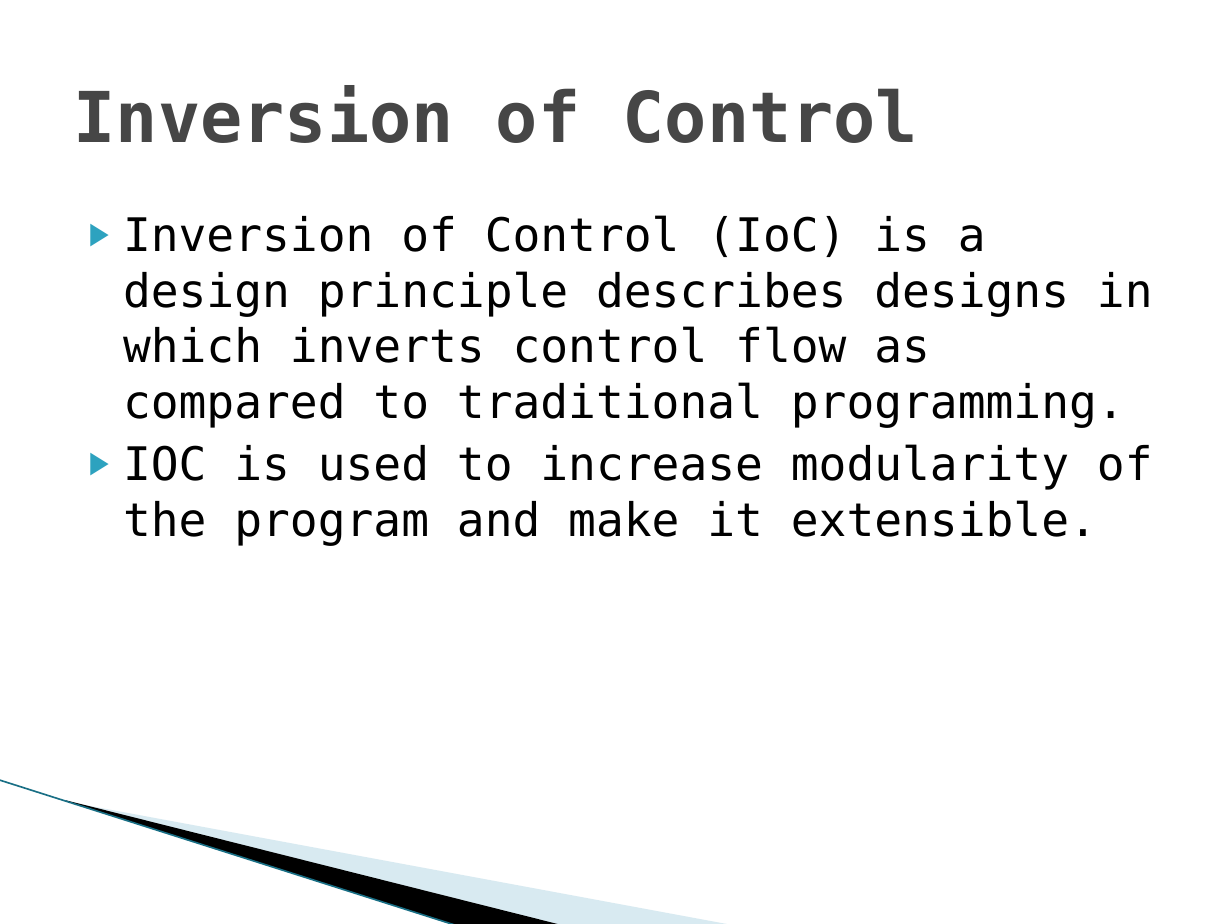
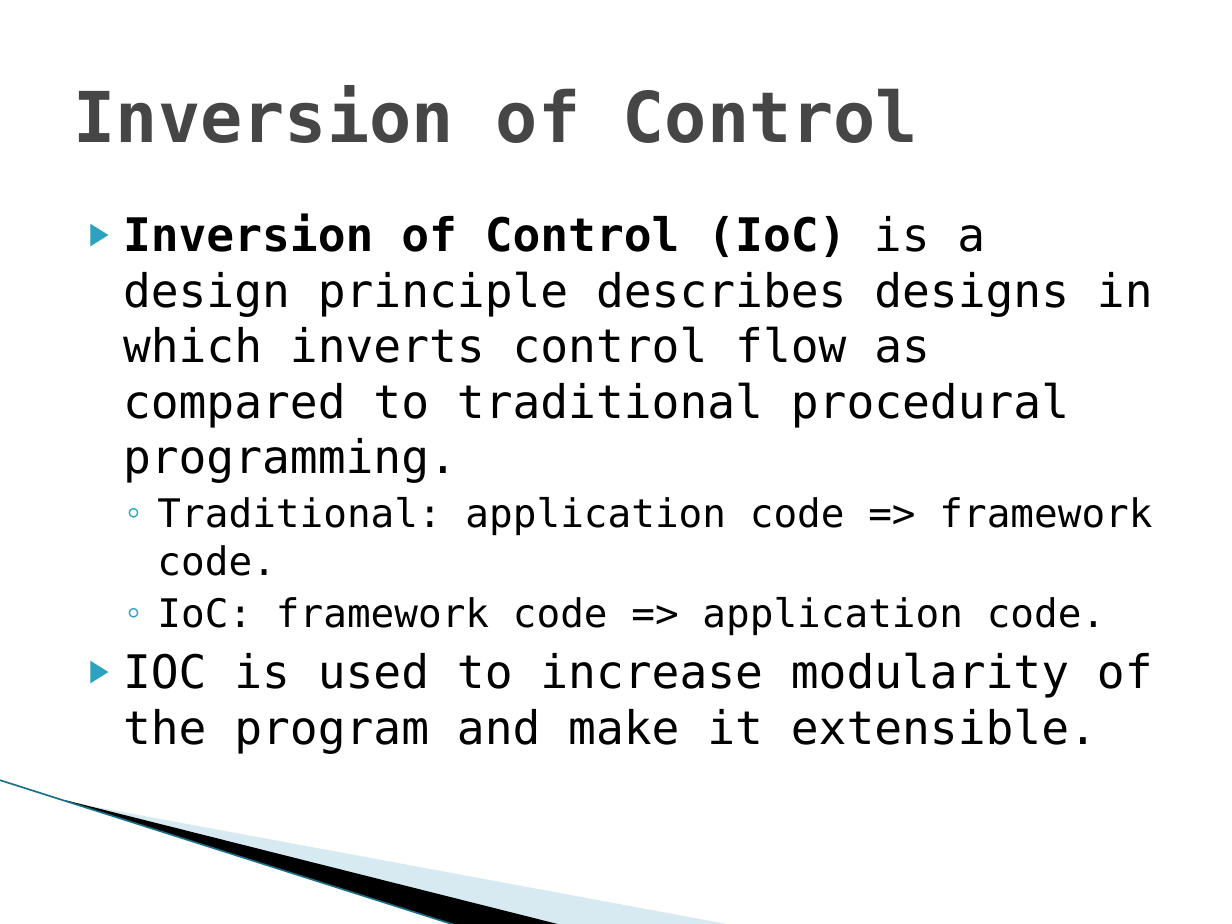
Before and after one commit to PusHGoD/DemoSpring, a slide deck: slide 7 of Spring.pptx. Drawn at 1232x924 pixels with LibreOffice and Linux fonts; fonts in the diff are those of the drawing; background and template pictures are left out. Boxes give left, top, right and bottom in pixels: in the first picture for what was removed or moved away, otherwise in the second. Text is boxed around its words. In the diff, an @@ line names an element or a change of style, - is before the commit and + after.

Commit message:
Update ppt file to version 0.2

```diff
--- a/Spring.pptx
+++ b/Spring.pptx
@@ text at (123, 214, 1153, 636): text changed @@
-▶ Inversion of Control (IoC) is a design principle describes designs in which inverts control flow as compared to traditional programming.
+▶ Inversion of Control (IoC) is a design principle describes designs in which inverts control flow as compared to traditional procedural programming.
+  ◦ Traditional: application code => framework code.
+  ◦ IoC: framework code => application code.
```
Also in this commit, not shown: 8 other slides changed, 2 slides added, 1 slide removed.
